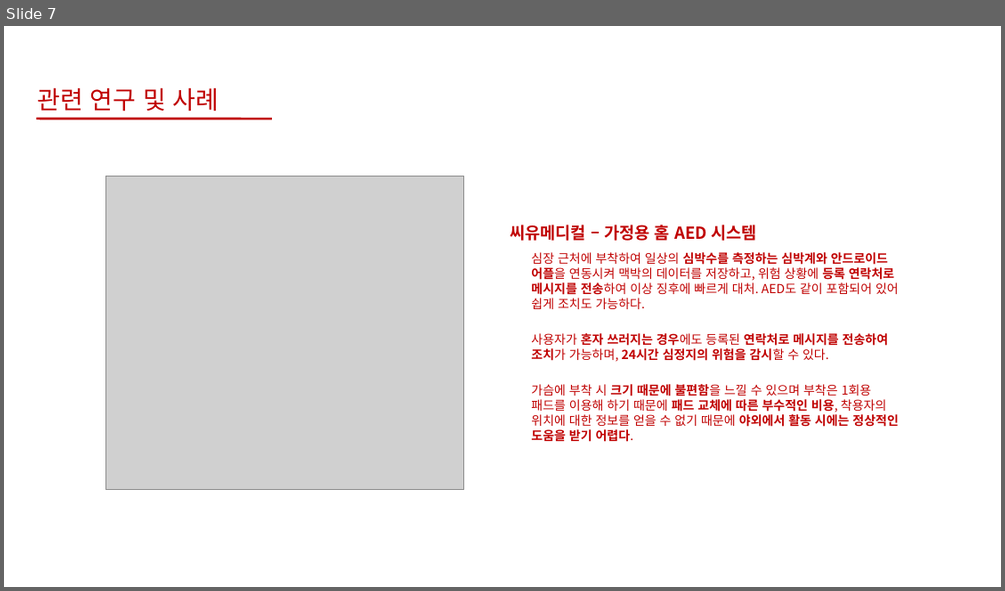
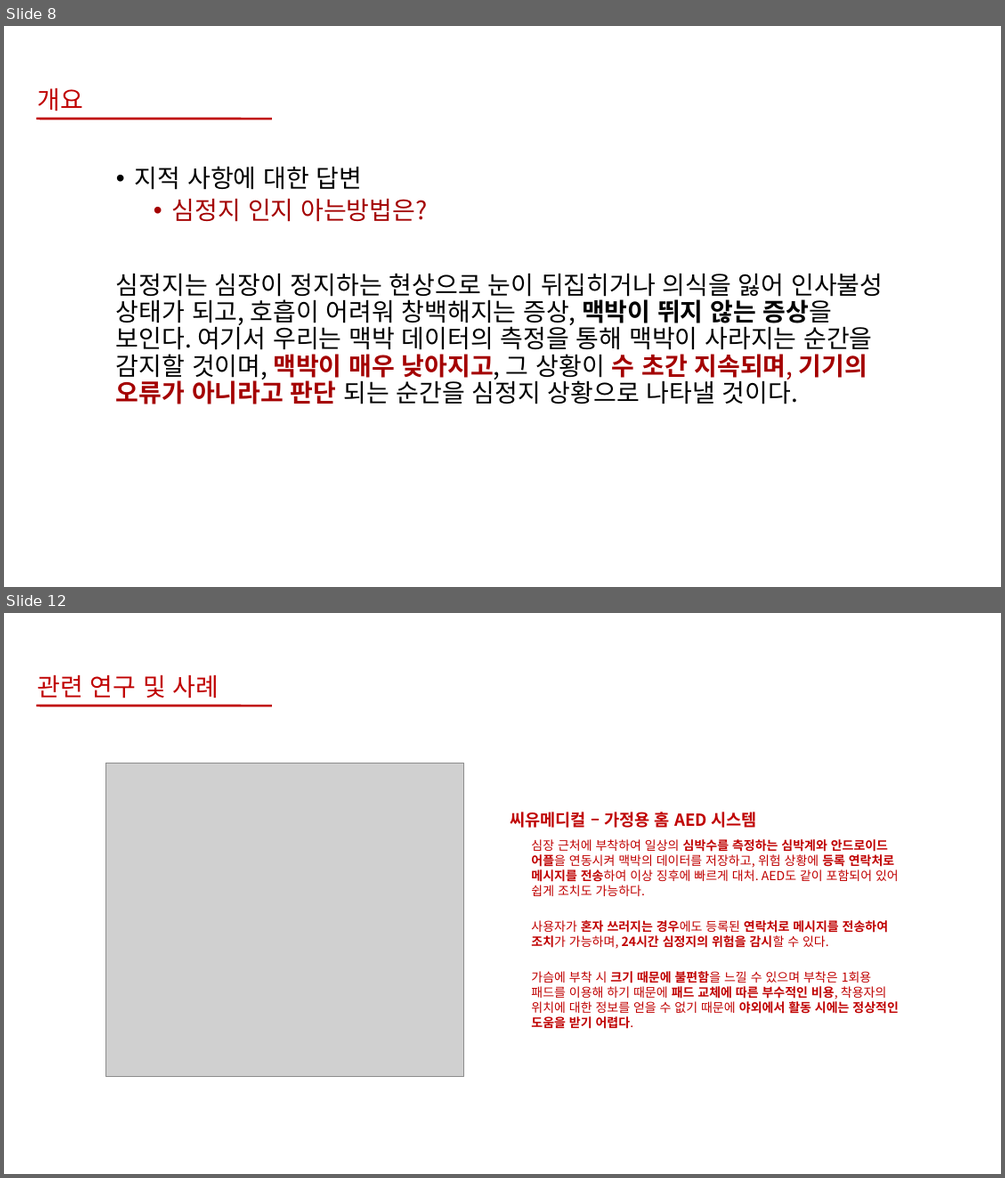
Before and after one commit to bajahoe/gitchana, a slide deck: 제안서 팀장 조동윤, 팀원 임종운.pptx. Shown one above the other, each under a label of ours: slide 7 before the commit, slides 8 and 12 after it; the slides between them are not shown. The pictures are 1005x591 and 1005x1178 pixels, drawn with LibreOffice and Linux fonts; fonts in the diff are those of the drawing; grey boxes stand for pictures; background and template pictures are left out. Boxes give left, top, right and bottom in pixels: in the first picture for what was removed or moved away, otherwise in the second. Text is boxed around its words. In the diff, an @@ line names an element or a change of style, - is before the commit and + after.

Commit message:
시나리오 및 제안서 수정사항
시스템 구성도, 지적사항에 대한 수정 내용, 시나리오 수정

```diff
--- a/제안서 팀장 조동윤, 팀원 임종운.pptx
+++ b/제안서 팀장 조동윤, 팀원 임종운.pptx
@@ slide 8 added at (x1=4, y1=26, x2=1001, y2=587), background #FFFFFF @@
@@ text added at (x1=38, y1=87, x2=84, y2=111), 24 pt, text #C00000 @@
+개요
@@ line added from (36, 119) to (272, 119), #C00000 2.25 pt @@
@@ text added at (x1=116, y1=166, x2=882, y2=404), 24 pt, text #000000 @@
+• 지적 사항에 대한 답변
+  • 심정지 인지 아는방법은?
+  심정지는 심장이 정지하는 현상으로 눈이 뒤집히거나 의식을 잃어 인사불성 상태가 되고, 호흡이 어려워 창백해지는 증상, 맥박이 뛰지 않는 증상을 보인다. 여기서 우리는 맥박 데이터의 측정을 통해 맥박이 사라지는 순간을 감지할 것이며, 맥박이 매우 낮아지고, 그 상황이 수 초간 지속되며, 기기의 오류가 아니라고 판단 되는 순간을 심정지 상황으로 나타낼 것이다.
@@ what was slide 7 is now slide 12 @@
```
Also in this commit, not shown: 16 slides changed, 6 other slides added, 2 other files.
